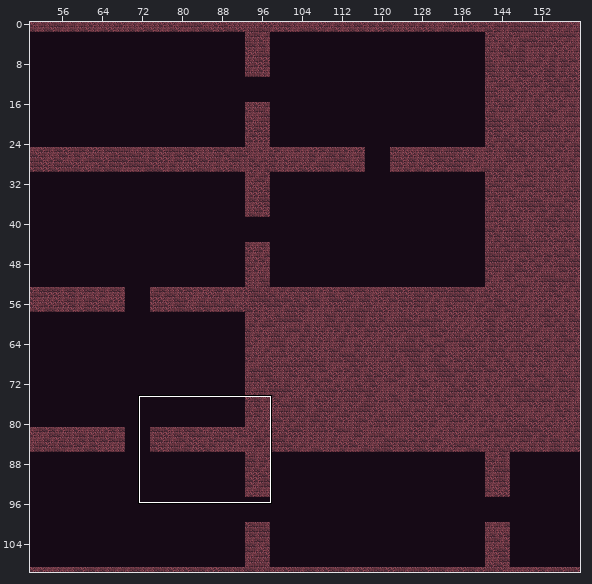
Level history. Tiled map: android/assets/maps/CavernMap1.tmx. The picture above shows the old version from afar; the outline marks the close-up.
Close-up. As it was:
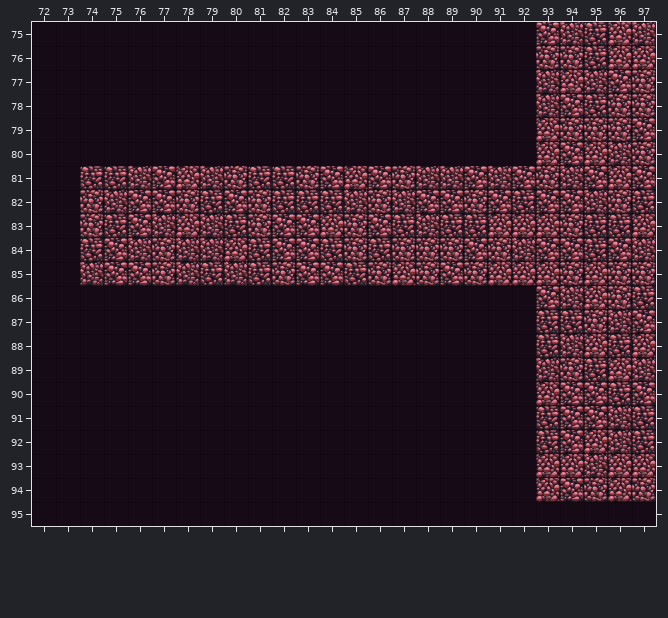
Cells are 64x64 px. Shown: x 72..97, y 75..95. The commit also changed other parts of the map, which this record leaves out.
The same view after the edit:
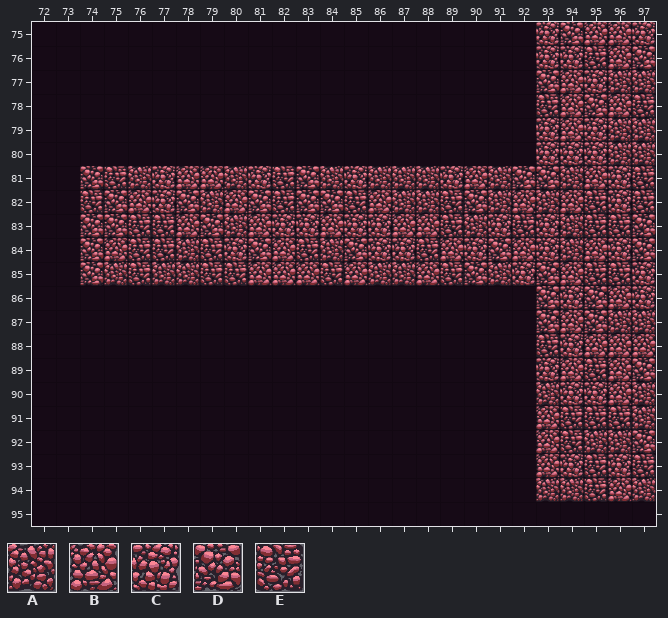
Key: from "tileMapGutter": A 5, B 6, C 7, D 8, E 9.
_ is an empty cell.
Changes in this commit:
Layer "terrain":
y 75: x 93..95 DAE -> CDB; x 97 A -> C
y 76: x 97 B -> D
y 77: x 93 A -> D; x 95..97 ADC -> CAA
y 78: x 93..97 ADECC -> EBDBE
y 79: x 93..94 BC -> CB; x 96..97 CD -> AA
y 80: x 93..95 BDB -> CCC; x 97 C -> A
y 81: x 74 E -> D; x 77 D -> C; x 79..81 ACE -> BAC; x 83..87 CDBDC -> DACAA; x 89..90 AD -> CB; x 93 C -> D; x 95..97 DBD -> BCE
y 82: x 74..81 CADDCEDC -> EDBCDABD; x 83..86 EEAC -> DDEB; x 88..95 DDCDEDDA -> AEDABABE
y 83: x 74..77 CEDA -> DDEE; x 79..83 AECDD -> DABCC; x 86..88 DEA -> CBB; x 90..94 EBBBC -> ACECA; x 97 B -> D
y 84: x 74..77 EDAC -> DBEE; x 79..86 ABEDDECE -> ECDBEADC; x 88..97 CCDCADDEDA -> EBCDBCABCD
y 85: x 74..77 ADDC -> DAEA; x 80..96 AECDDECBCDCBBBCBC -> EBBBEBAABEDACDBEE
y 86: x 94..97 ABCE -> CDBC
y 87: x 93..95 EEC -> DBD; x 97 D -> A
y 88: x 94 A -> C; x 96 E -> B
y 89: x 93..94 AC -> CB; x 97 A -> D
y 90: x 93..97 BDDED -> ACCBA
y 91: x 93..97 EDDAE -> BEEEA
y 92: x 93..95 EDB -> BEA; x 97 E -> D
y 93: x 94..97 BABB -> CECE
y 94: x 93..95 BDC -> AAE; x 97 C -> A
Changed places in both close-ups, as pixel boxes (x1, y1, x2, y2):
changed: (80, 22, 656, 502)
